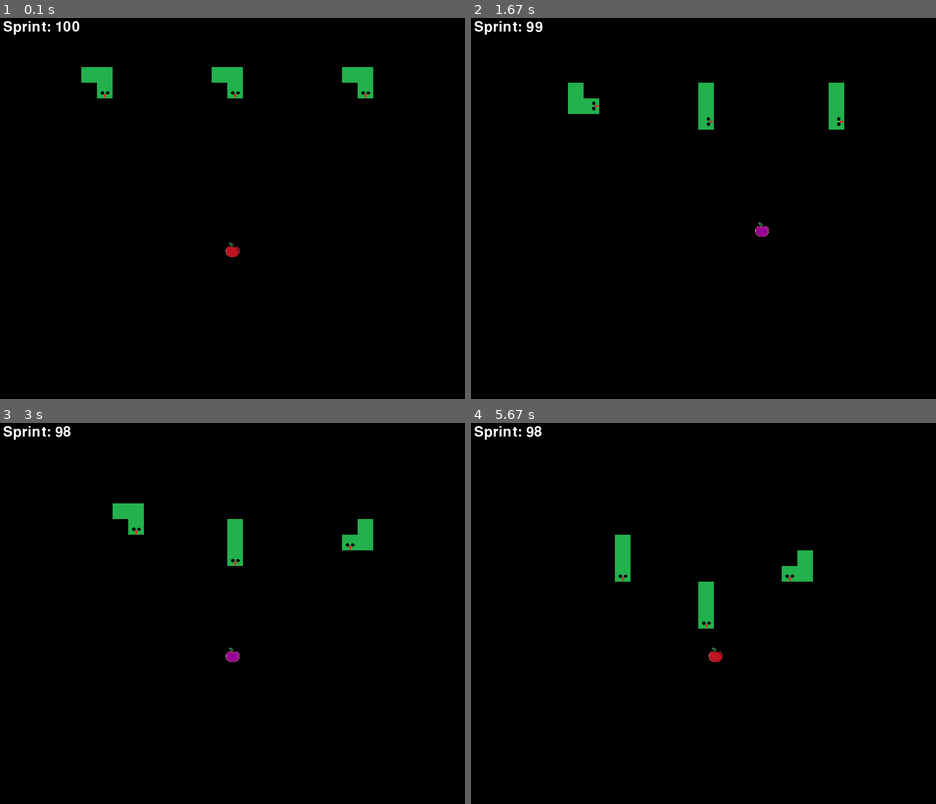
Above: before the commit, frames 1-4 (two rows, left to right).
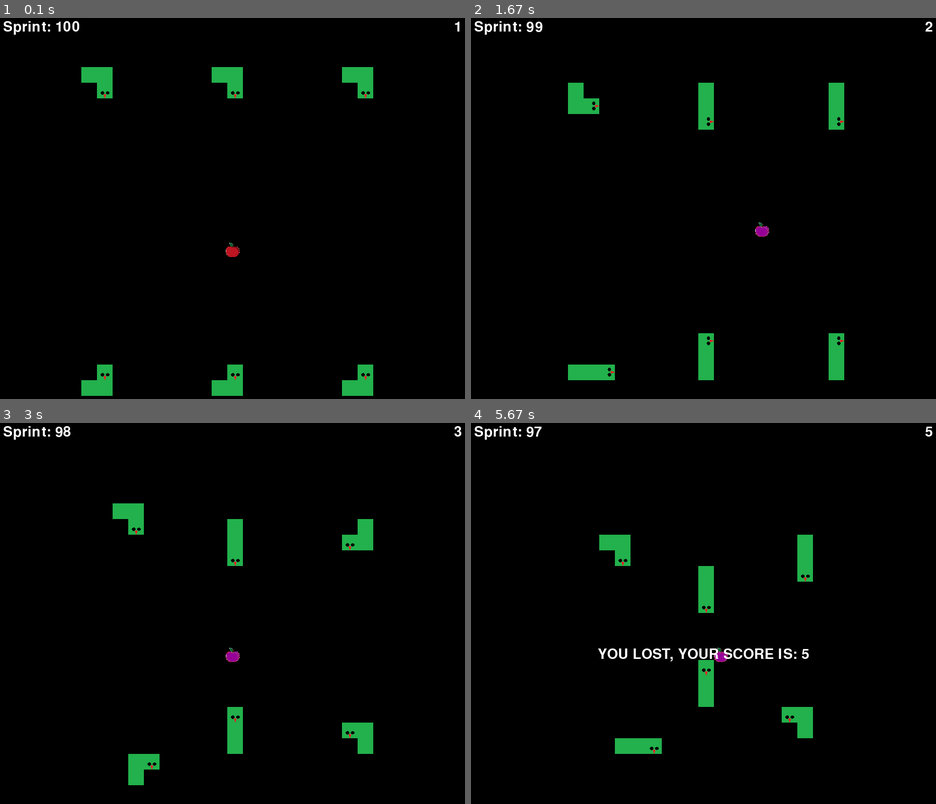
Above: after the commit, the same moments.

Repository: lorinzzz/cursed-snake-game
Game: pygame game, started from main.py
The game is run twice, just before and just after one commit, with the same random seed, the same clock (stepped at 60 frames per second) and the same inputs.
Inputs:
- Up to frame 1 (0.1 s): no input
- Up to frame 2 (1.67 s): hold D 0.33-0.8 s; hold W 0.83-1.13 s; tap Space at 0.9, 1.23, 1.53 s; tap Shift at 0.98 s; hold D 1.17-1.63 s
- Up to frame 3 (3 s): hold A 1.67-2.2 s; tap Space at 1.73, 2.03, 2.3, 2.63, 2.93 s; hold S 2.23-2.53 s; tap Shift at 2.38 s; hold A 2.57-2.97 s
- Up to frame 4 (5.67 s): hold W 3-3.37 s; tap Space at 3.07, 3.47, 3.77, 4.13, 4.53, 4.83 s; hold D 3.4-4.03 s; tap Shift at 3.55 s; hold S 4.07-4.43 s; hold A 4.47-4.93 s

The runs differ from the first frame. In frame 1, 1.2% of the frame differs, in the area x 17-99%, y 0-100%; in frame 2, 1.2%; in frame 3, 1.2%; in frame 4, 2.7%, in the area x 13-100%, y 0-87%.

Commit message:
set up time score blit

Diff:
--- a/main.py
+++ b/main.py
@@ -50,10 +50,12 @@
     SNAKE_HEAD = pygame.transform.rotate(pygame.transform.scale(SNAKE_HEAD_IMG, (BLOCK_WIDTH, BLOCK_HEIGHT)), direction)
     return SNAKE_HEAD
 
-def draw_window(food, poison, sprint_stamina, snakes, direction):
+def draw_window(food, poison, sprint_stamina, snakes, direction, time):
     WIN.fill(BLACK)
     sprint_bar = pygame.font.SysFont('comicsans', 40).render("Sprint: " + str(sprint_stamina), 1, WHITE)
     WIN.blit(sprint_bar, (10, 10))
+    time = pygame.font.SysFont('comicsans', 40).render(str(time), 1, WHITE)
+    WIN.blit(time, (WIDTH - time.get_width() - 10, 10))
     if poison == 1:
         WIN.blit(POISON_FOOD, (food.x, food.y))
     elif poison == 0:
@@ -68,8 +70,8 @@
                 WIN.blit(SNAKE_BODY, (snakes[x][i].x, snakes[x][i].y))
     pygame.display.update()
 
-def draw_end_game():
-    draw_text = pygame.font.SysFont('comicsans', 40).render("YOU LOST", 1, WHITE)
+def draw_end_game(time):
+    draw_text = pygame.font.SysFont('comicsans', 40).render("YOU LOST, YOUR SCORE IS: " + str(time), 1, WHITE)
     WIN.blit(draw_text, (WIDTH//2 - draw_text.get_width()/2, HEIGHT/2 - draw_text.get_height()/2))
     pygame.display.update()
     pygame.time.delay(5000)
@@ -182,13 +184,15 @@
 
     move = 0
 
+    time_control = 0
+    time = 0
+
     sprint_stamina = STAMINA
     poison = 0
 
     end_game = 0
 
-    #snakes = [[pygame.Rect(300 - BLOCK_WIDTH, 150, BLOCK_WIDTH, BLOCK_HEIGHT), pygame.Rect(300 - BLOCK_WIDTH - 30, 150, BLOCK_WIDTH, BLOCK_HEIGHT), pygame.Rect(300 - BLOCK_WIDTH - 60, 150,         BLOCK_WIDTH, BLOCK_HEIGHT), pygame.Rect(300 - BLOCK_WIDTH - 90, 150, BLOCK_WIDTH, BLOCK_HEIGHT), pygame.Rect(300 - BLOCK_WIDTH - 120, 150, BLOCK_WIDTH, BLOCK_HEIGHT)], [pygame.Rect(600 - BLOCK_WIDTH, 150, BLOCK_WIDTH, BLOCK_HEIGHT), pygame.Rect(600 - BLOCK_WIDTH - 30, 150, BLOCK_WIDTH, BLOCK_HEIGHT), pygame.Rect(600 - BLOCK_WIDTH - 60, 150,         BLOCK_WIDTH, BLOCK_HEIGHT), pygame.Rect(600 - BLOCK_WIDTH - 90, 150, BLOCK_WIDTH, BLOCK_HEIGHT), pygame.Rect(600 - BLOCK_WIDTH - 120, 150, BLOCK_WIDTH, BLOCK_HEIGHT)]]
-    snakes = create_snakes(3,3)
+    snakes = create_snakes(6,3)
 
     run = True
     while run:
@@ -221,18 +225,22 @@
 
         food_movement(keys_pressed, food, sprint_stamina)
 
-        if move % 40 == 0:
+        if move % 40 == 0: # controls how fast theD snake can move
             direction = snake_ai(snakes, food)
             prev_direction = direction
             snake_movement(snakes, direction)
 
+        if time_control % 60 == 0:
+            time += 1
+
         if end_game == 1:
-            draw_end_game()
+            draw_end_game(time)
             break
 
         handle_food_snake_collision(food, snakes)
-        draw_window(food, poison, sprint_stamina, snakes, direction)
+        draw_window(food, poison, sprint_stamina, snakes, direction, time)
         move += 1
+        time_control += 1
     main()
 
 
